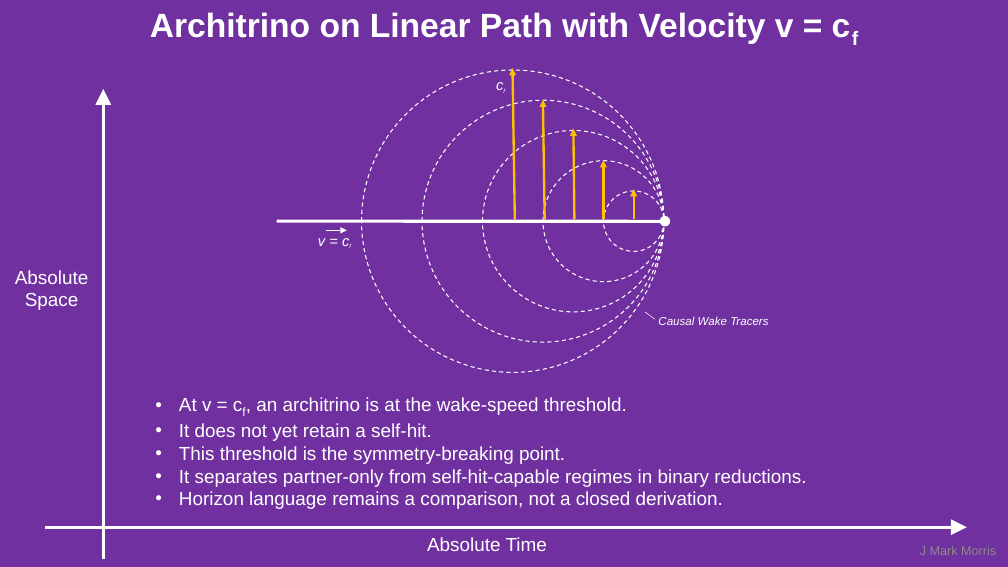
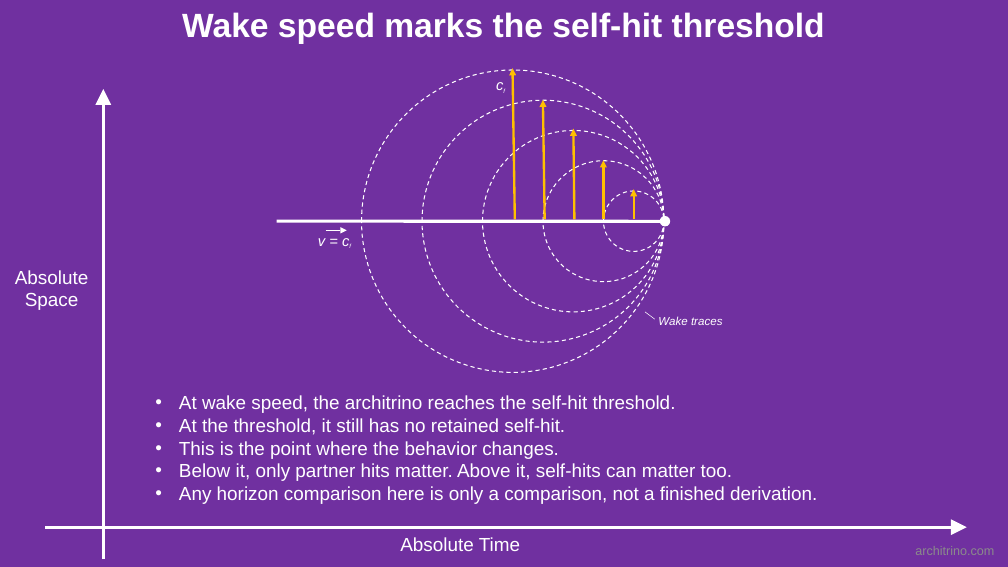
Before and after one commit to jmarkmorris/architrino, a slide deck: slide 6 of reference/archie/presentations/NPQG Fundamentals - Paths.pptx. Drawn at 1008x567 pixels with LibreOffice and Linux fonts; fonts in the diff are those of the drawing. Boxes give left, top, right and bottom in pixels: in the first picture for what was removed or moved away, otherwise in the second. Text is boxed around its words. In the diff, an @@ line names an element or a change of style, - is before the commit and + after.

```diff
--- a/reference/archie/presentations/NPQG Fundamentals - Paths.pptx
+++ b/reference/archie/presentations/NPQG Fundamentals - Paths.pptx
@@ text at bbox=[182, 12, 825, 44]: text changed @@
-Architrino on Linear Path with Velocity v = cf
+Wake speed marks the self-hit threshold
@@ text at bbox=[658, 316, 722, 325]: text changed @@
-Causal Wake Tracers
+Wake traces
@@ text at bbox=[179, 395, 817, 504]: text changed @@
-• At v = cf, an architrino is at the wake-speed threshold.
-• It does not yet retain a self-hit.
-• This threshold is the symmetry-breaking point.
-• It separates partner-only from self-hit-capable regimes in binary reductions.
-• Horizon language remains a comparison, not a closed derivation.
+• At wake speed, the architrino reaches the self-hit threshold.
+• At the threshold, it still has no retained self-hit.
+• This is the point where the behavior changes.
+• Below it, only partner hits matter. Above it, self-hits can matter too.
+• Any horizon comparison here is only a comparison, not a finished derivation.
@@ text "Absolute Time": place and size @@
-text "Absolute Time" at bbox=[427, 537, 547, 551]
+text "Absolute Time" at bbox=[400, 537, 520, 551]
@@ text at bbox=[915, 546, 994, 555]: text changed @@
-J Mark Morris
+architrino.com
```
Also in this commit, not shown: 12 other slides changed, 35 other files.
